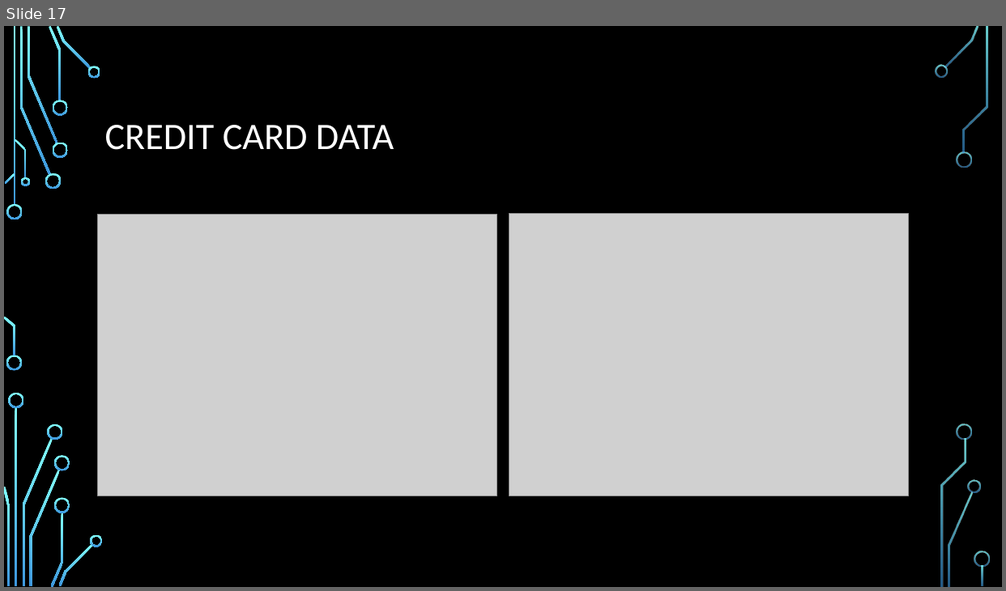
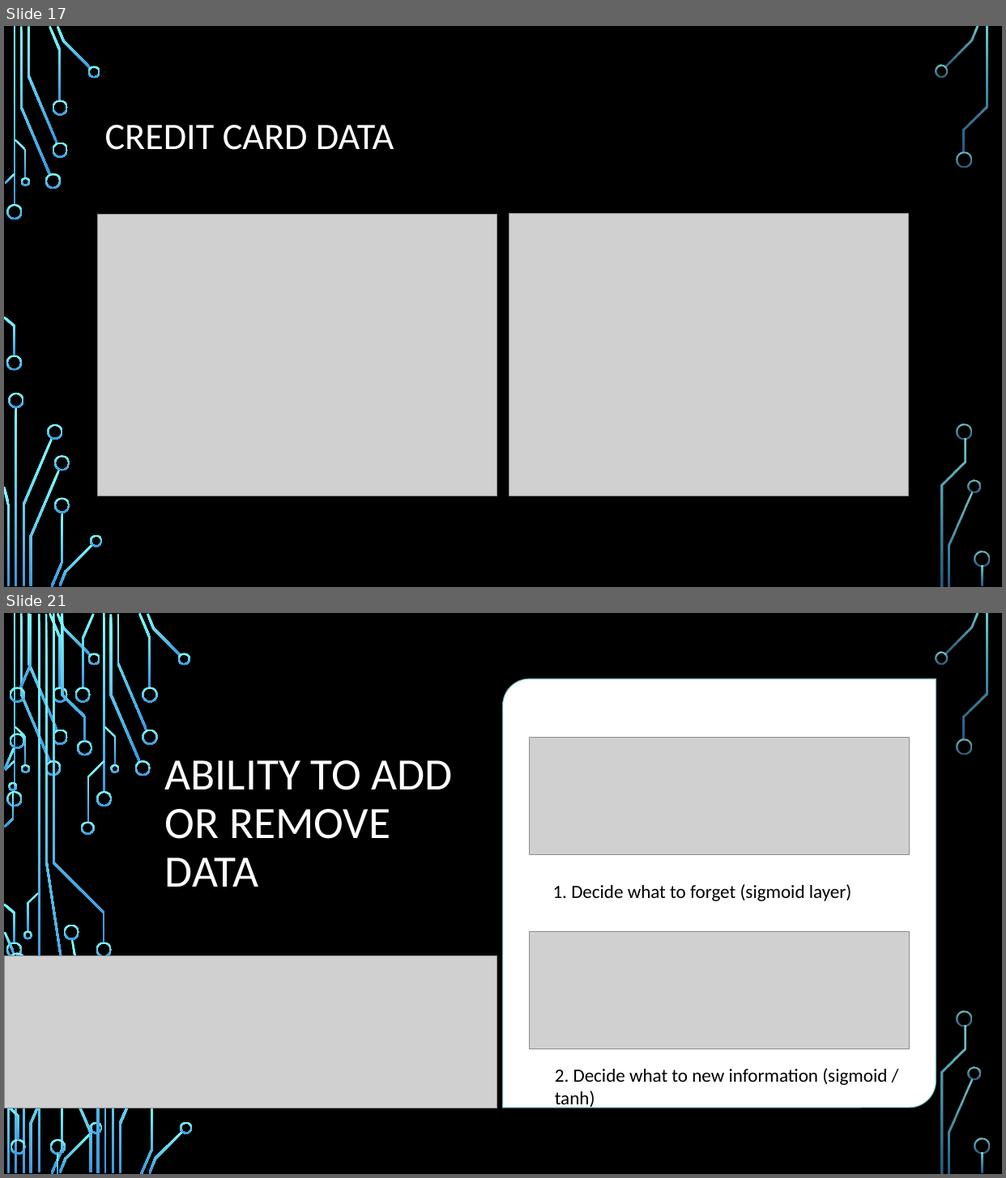
Before and after one commit to shawnmccarthy/anomalydetection, a slide deck: mccarthy-shawn_slides.pptx. Shown one above the other, each under a label of ours: slide 17 before the commit, slides 17 and 21 after it; the slides between them are not shown. The pictures are 1006x591 and 1006x1178 pixels, drawn with LibreOffice and Linux fonts; fonts in the diff are those of the drawing; grey boxes stand for pictures; background and template pictures are left out. Boxes give left, top, right and bottom in pixels: in the first picture for what was removed or moved away, otherwise in the second. Text is boxed around its words. In the diff, an @@ line names an element or a change of style, - is before the commit and + after.

```diff
--- a/mccarthy-shawn_slides.pptx
+++ b/mccarthy-shawn_slides.pptx
@@ slide 21 added at box(4, 613, 1002, 1174), background picture (left out); not listed: 32 template elements that a slide beside it also shows @@
@@ group added at box(4, 613, 193, 1174): 42 freeform shapes, 4 rectangles @@
@@ round diag rect added at box(503, 679, 936, 1107), fill #FFFFFF, outline #B4FFFF 1.5 pt @@
@@ picture added at box(530, 737, 909, 855) @@
@@ title added at box(165, 760, 452, 887), 43.2 pt, text #FFFFFF @@
+ABILITY TO ADD OR REMOVE DATA
@@ text added at box(553, 884, 852, 901), 18 pt, text #000000 @@
+1. Decide what to forget (sigmoid layer)
@@ picture added at box(530, 932, 909, 1050) @@
@@ picture added at box(4, 956, 497, 1109) @@
@@ text added at box(555, 1068, 887, 1110), 18 pt, text #000000 @@
+2. Decide what to new information (sigmoid / tanh)
```
Also in this commit, not shown: 1 slide changed, 10 other slides added, 1 other file.
